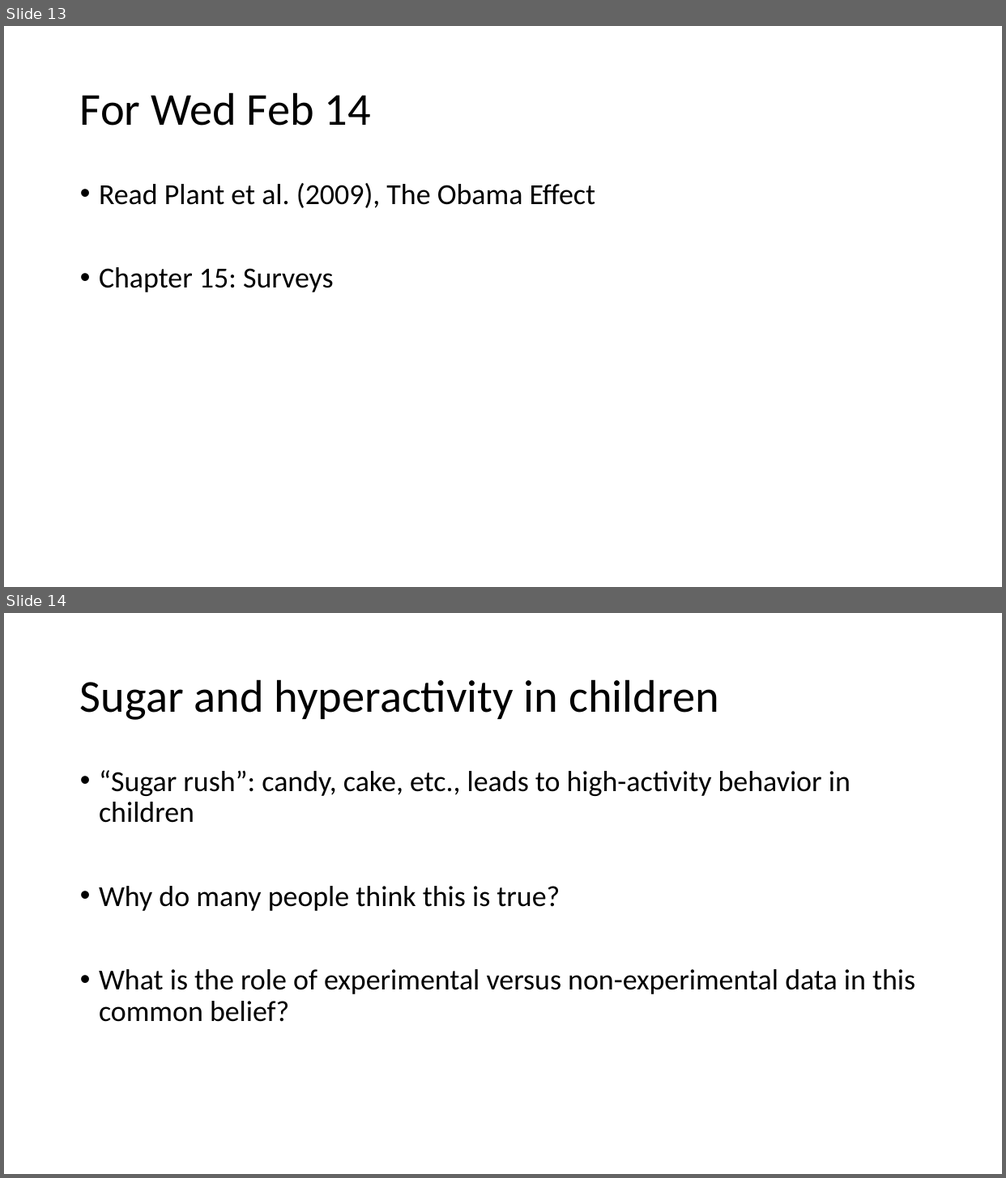
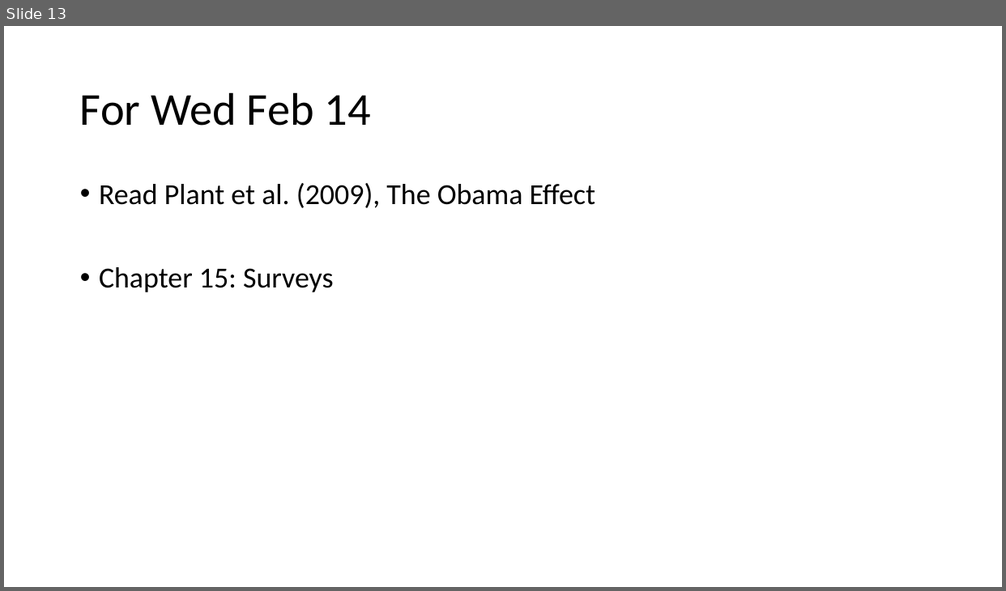
Before and after one commit to preber/Research-Methods, a slide deck: Class Slides 2024/Class 17.pptx. Shown one above the other, each under a label of ours: slides 13 and 14 before the commit, slide 13 after it. The pictures are 1006x1178 and 1006x591 pixels, drawn with LibreOffice and Linux fonts; fonts in the diff are those of the drawing. Boxes give left, top, right and bottom in pixels: in the first picture for what was removed or moved away, otherwise in the second. Text is boxed around its words. In the diff, an @@ line names an element or a change of style, - is before the commit and + after.

Commit message:
slides

```diff
--- a/Class Slides 2024/Class 17.pptx
+++ b/Class Slides 2024/Class 17.pptx
@@ slide 14 removed at bbox=[4, 613, 1002, 1174], background #FFFFFF @@
@@ title removed at bbox=[80, 679, 719, 720] @@
-Sugar and hyperactivity in children
@@ text removed at bbox=[99, 770, 915, 1022] @@
-• “Sugar rush”: candy, cake, etc., leads to high-activity behavior in children
-• Why do many people think this is true?
-• What is the role of experimental versus non-experimental data in this common belief?
```
Also in this commit, not shown: 5 other slides removed, 1 other file.
